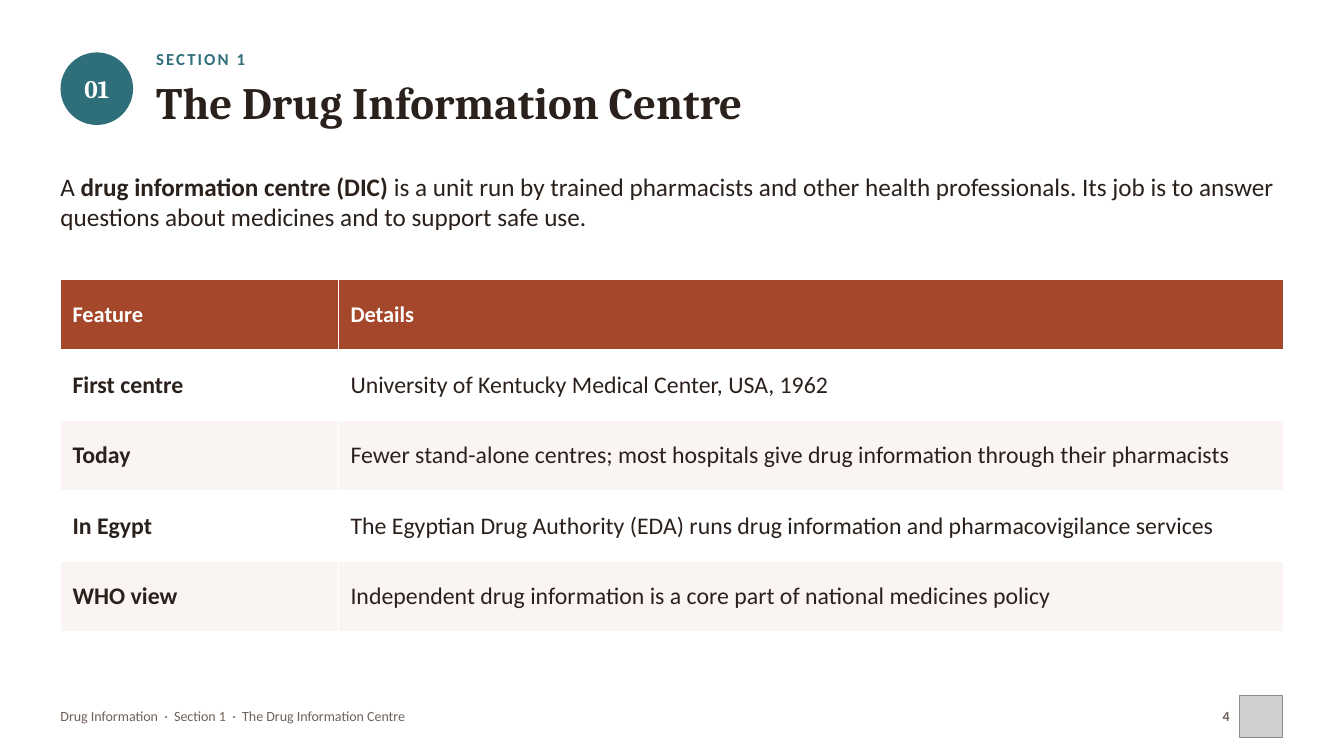
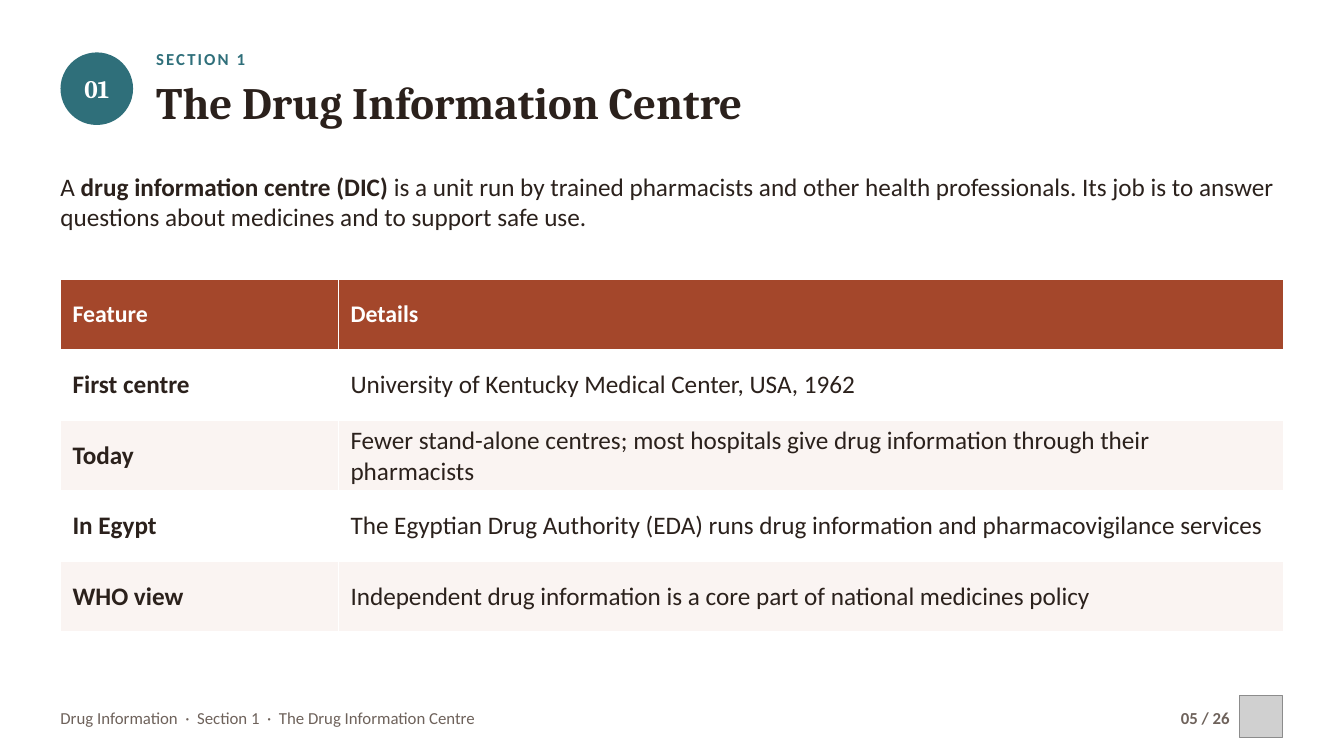
Before and after one commit to drrefaat18-ops/yasser, a slide deck: slide 5 of projects/drug-information-practical/slides/ch01-drug-information-centre.pptx (slide 4 before the commit). Drawn at 1344x756 pixels with LibreOffice and Linux fonts; fonts in the diff are those of the drawing; grey boxes stand for pictures. Boxes give left, top, right and bottom in pixels: in the first picture for what was removed or moved away, otherwise in the second. Text is boxed around its words. In the diff, an @@ line names an element or a change of style, - is before the commit and + after.

```diff
--- a/projects/drug-information-practical/slides/ch01-drug-information-centre.pptx
+++ b/projects/drug-information-practical/slides/ch01-drug-information-centre.pptx
@@ table at [60, 279, 1285, 632] @@
@@ size 16 to 17 pt in "Feature", "Details" @@
@@ size 17 to 18 pt @@
@@ text "Drug Information · Section 1 ..." at [60, 712, 475, 727]: size 10 to 12 pt @@
@@ text at [1181, 712, 1230, 724]: text changed; size 10 to 12 pt @@
-4
+05 / 26
```
Also in this commit, not shown: 21 other slides changed, 2 slides added, 14 other files.
